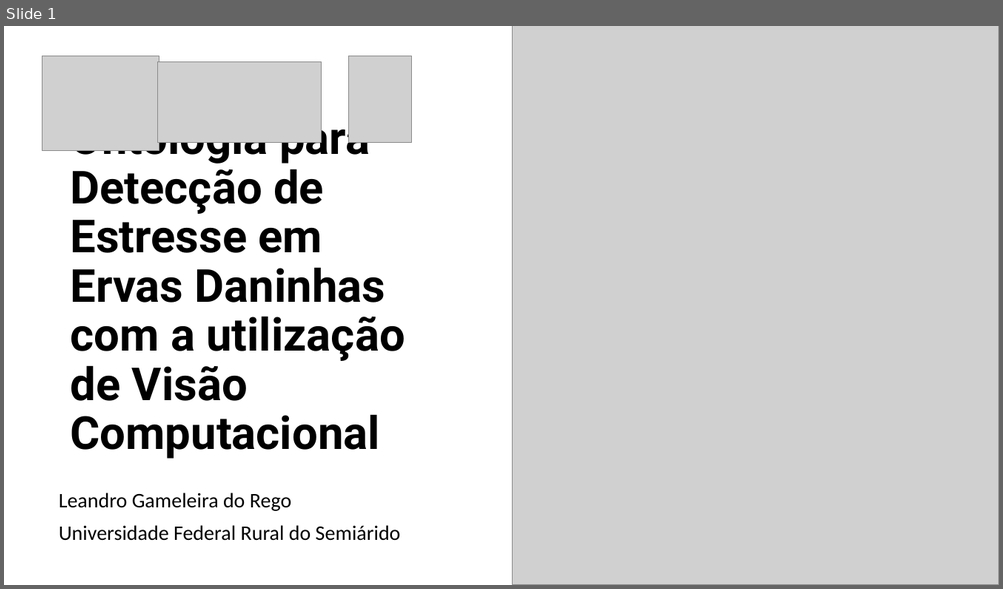
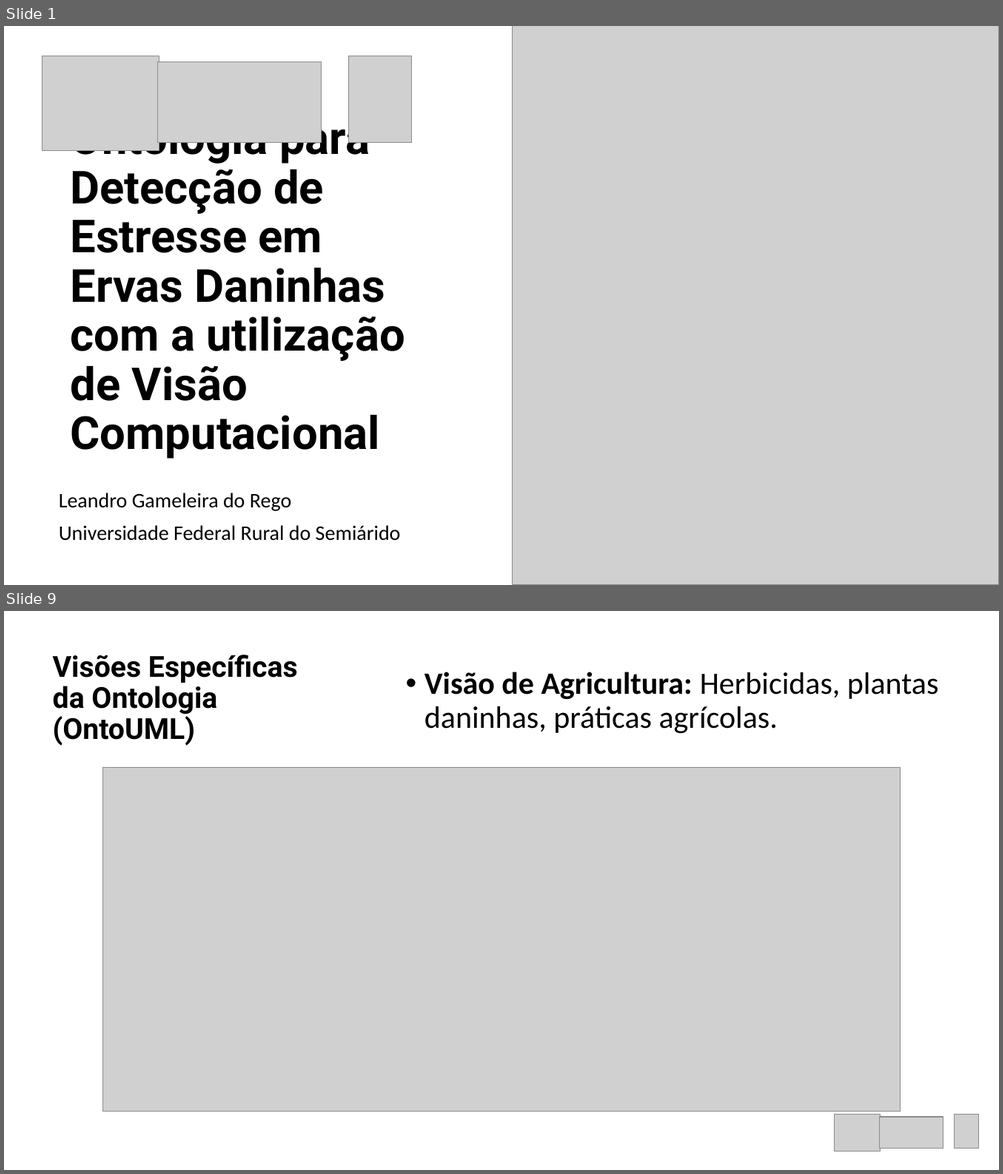
Before and after one commit to leandrogrego/WeedEye, a slide deck: Ontology for weed´s stress detection.pptx. Shown one above the other, each under a label of ours: slide 1 before the commit, slides 1 and 9 after it; the slides between them are not shown. The pictures are 1003x589 and 1003x1174 pixels, drawn with LibreOffice and Linux fonts; fonts in the diff are those of the drawing; grey boxes stand for pictures. Boxes give left, top, right and bottom in pixels: in the first picture for what was removed or moved away, otherwise in the second. Text is boxed around its words. In the diff, an @@ line names an element or a change of style, - is before the commit and + after.

```diff
--- a/Ontology for weed´s stress detection.pptx
+++ b/Ontology for weed´s stress detection.pptx
@@ slide 9 added at (4,611,999,1170), background #FFFFFF @@
@@ title added at (53,655,298,746), 28 pt, text #000000, bold @@
+Visões Específicas da Ontologia (OntoUML)
@@ text added at (424,672,939,734), 30 pt, text #000000 @@
+• Visão de Agricultura: Herbicidas, plantas daninhas, práticas agrícolas.
@@ picture added at (102,767,899,1112) @@
@@ picture added at (834,1116,881,1152) @@
@@ picture added at (879,1118,943,1149) @@
@@ picture added at (954,1116,979,1149) @@
```
Also in this commit, not shown: 10 slides changed, 5 other slides added, 1 slide removed, 2 other files.
